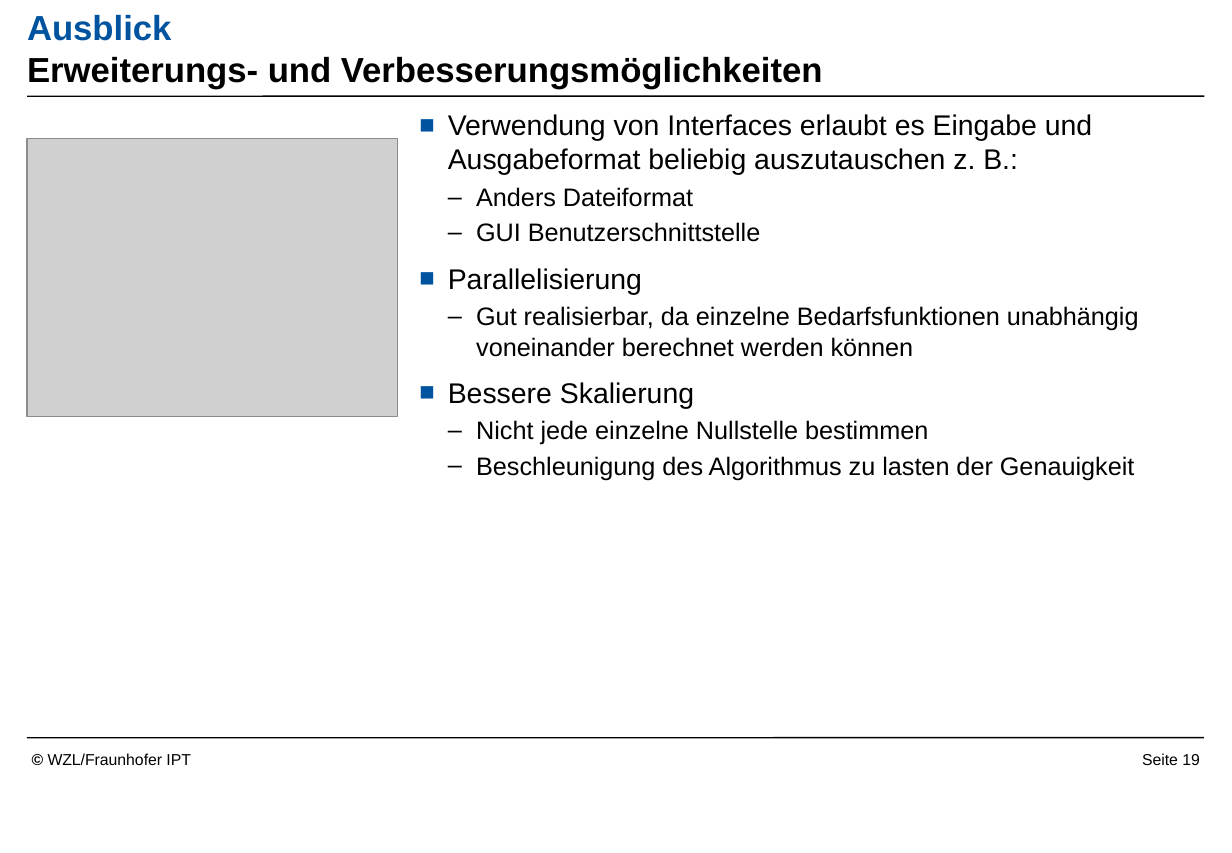
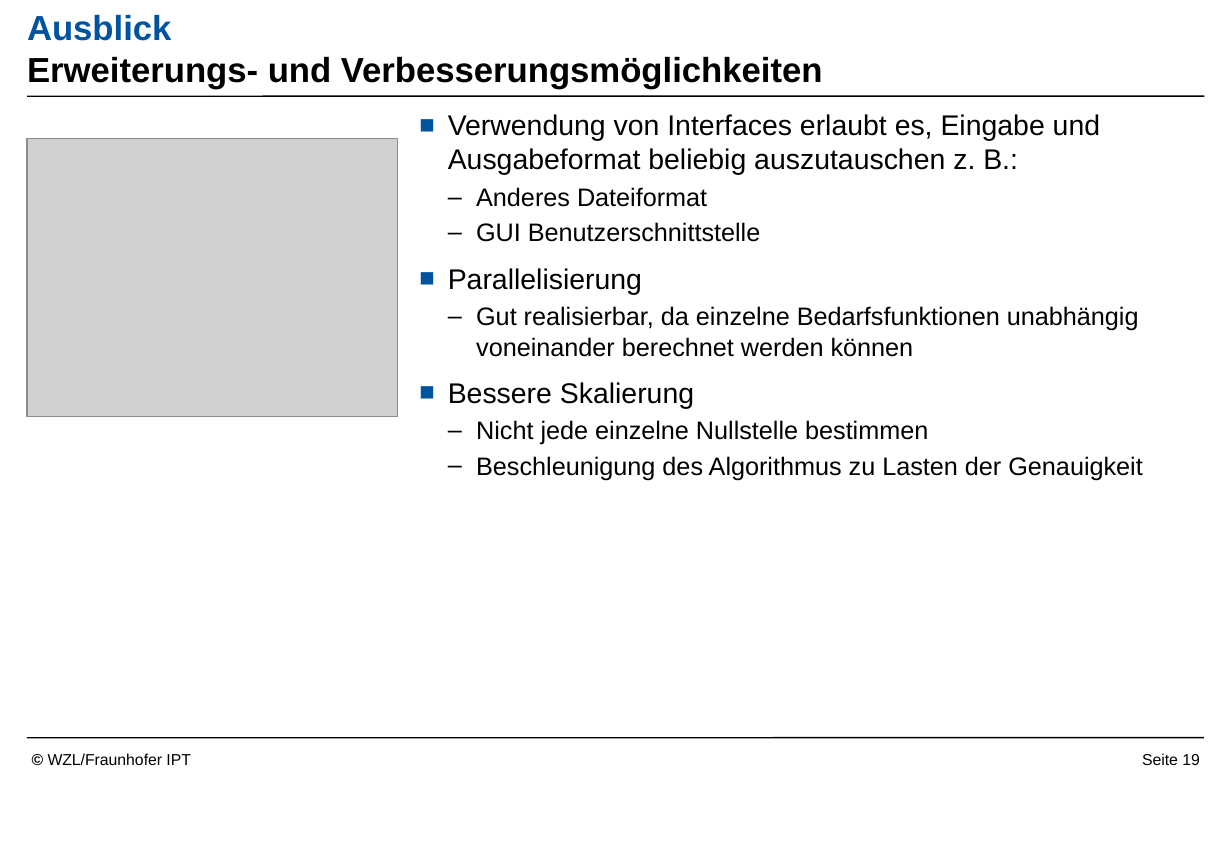
Before and after one commit to Readock/IHK2017, a slide deck: slide 19 of Vortrag/Vortrag Überarbeitet.pptx. Drawn at 1232x853 pixels with LibreOffice and Linux fonts; fonts in the diff are those of the drawing; grey boxes stand for pictures; background and template pictures are left out. Boxes give left, top, right and bottom in pixels: in the first picture for what was removed or moved away, otherwise in the second. Text is boxed around its words. In the diff, an @@ line names an element or a change of style, - is before the commit and + after.

```diff
--- a/Vortrag/Vortrag Überarbeitet.pptx
+++ b/Vortrag/Vortrag Überarbeitet.pptx
@@ text at <box>448,114,1100,207</box>: text changed @@
-■ Verwendung von Interfaces erlaubt es Eingabe und Ausgabeformat beliebig auszutauschen z. B.:
-  – Anders Dateiformat
+■ Verwendung von Interfaces erlaubt es, Eingabe und Ausgabeformat beliebig auszutauschen z. B.:
+  – Anderes Dateiformat
@@ text at <box>476,456,1142,480</box>: text changed @@
-  – Beschleunigung des Algorithmus zu lasten der Genauigkeit
+  – Beschleunigung des Algorithmus zu Lasten der Genauigkeit
```
Also in this commit, not shown: 4 other slides changed.
